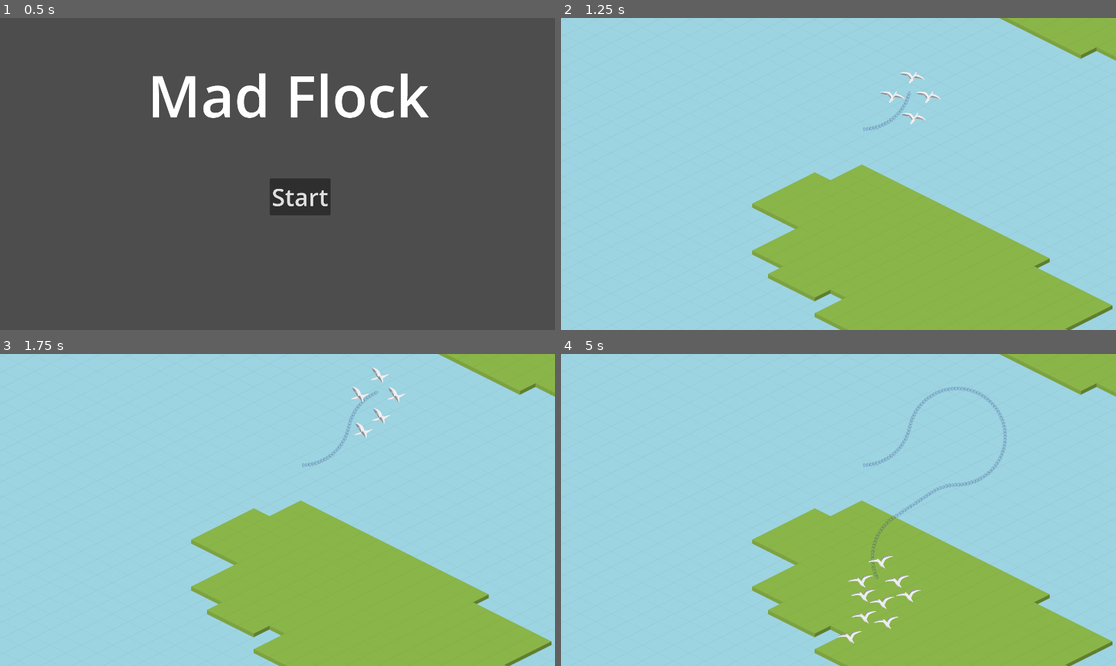
Above: before the commit, frames 1-4 (two rows, left to right).
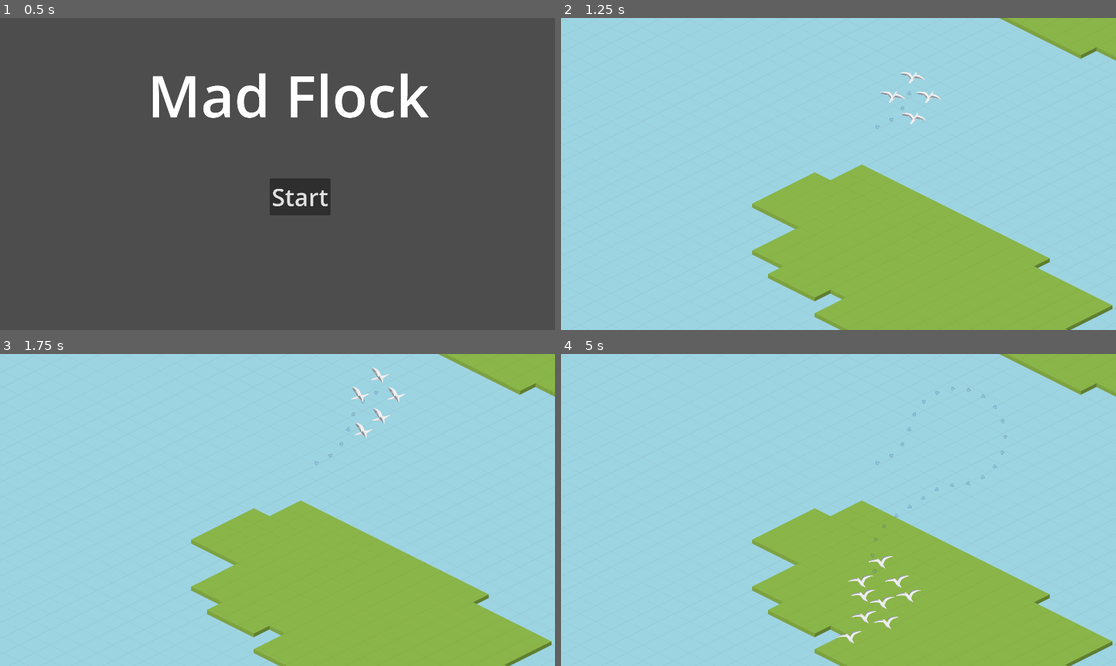
Above: after the commit, the same moments.

Repository: namatoj/nordicgamejam2024_seagull
Game: Godot game, scene res://scenes/title_screen.tscn
The game is run twice, just before and just after one commit, with the same random seed, the same clock (stepped at 60 frames per second) and the same inputs.
Inputs (mouse positions are in pixels of both pictures, inside the frame that each line leads up to):
- Up to frame 1 (0.5 s): no input
- Up to frame 2 (1.25 s): click "Start" at 0.5 s
- Up to frame 3 (1.75 s): move the mouse to (399, 494) at 1.27 s; tap Space (Action) at 1.35 s
- Up to frame 4 (5 s): move the mouse to (727, 525) at 2.02 s; tap Space (Action) every 0.75 s from 2.1 to 4.35 s; move the mouse to (894, 441) at 2.77 s; move the mouse to (810, 572) at 3.52 s; move the mouse to (1005, 556) at 4.27 s

Frame 1 is identical in both runs. In frame 2, less than 0.1% of the frame differs, in the area x 54-63%, y 24-37%; in frame 3, less than 0.1%; in frame 4, 0.4%, in the area x 54-81%, y 10-73%.

Commit message:
Optimize marker trail

Diff:
--- a/entities/seagull/player_flock.gd
+++ b/entities/seagull/player_flock.gd
@@ -8,7 +8,7 @@
 
 @export var speed = 400
 @export var rotation_speed = 2
-@export var distance_between_markers = 10
+@export var distance_between_markers = 60
 @export var min_separation = 50 # Minimum distance between seagulls
 
 var rotation_radians = 0
@@ -16,10 +16,6 @@
 var acc_rotation = 0.0
 
 var last_trail_marker_pos = Vector2.ZERO
-
-var trail_marker_positions = []
-
-
 
 # Called when the node enters the scene tree for the first time.
 func _ready():
--- a/scripts/level_1.gd
+++ b/scripts/level_1.gd
@@ -1,7 +1,9 @@
 extends Node2D
 var trail_marker = preload("res://entities/trail_marker.tscn")
 
+@export var max_trail_length = 100
 var trail_markers = []
+
 
 # Called when the node enters the scene tree for the first time.
 func _ready():
@@ -26,6 +28,7 @@
 				trail_markers[i].position, trail_markers[i+1].position,
 				trail_markers[j].position, trail_markers[j+1].position
 			):
+				print(i," ", j)
 				return true
 	return false
 
@@ -36,3 +39,7 @@
 	marker.rotation = rotation
 	trail_markers.append(marker)
 	add_child(marker)
+
+	if len(trail_markers) > max_trail_length:
+		var last_marker = trail_markers.pop_front()
+		last_marker.queue_free()
